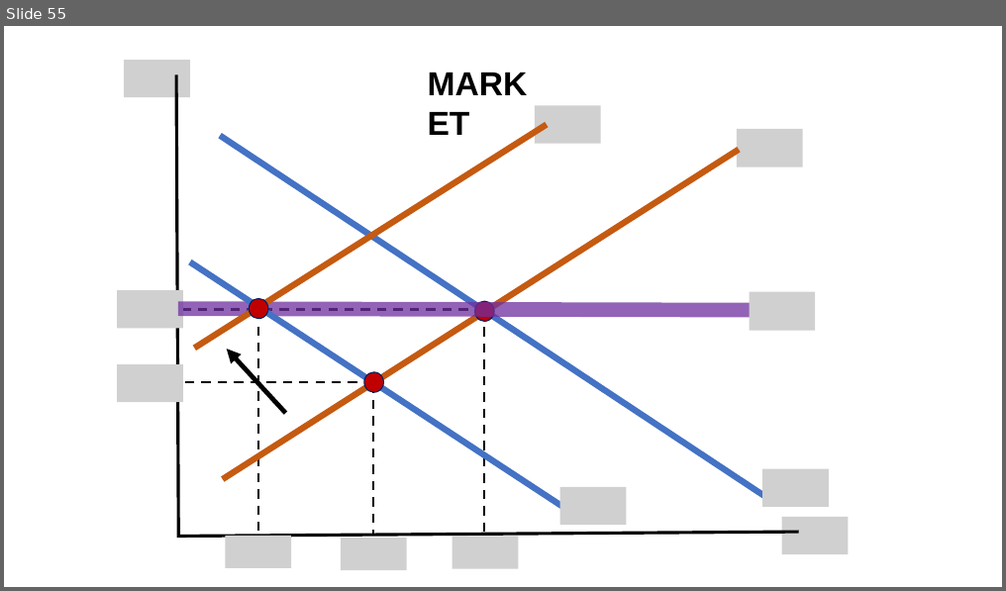
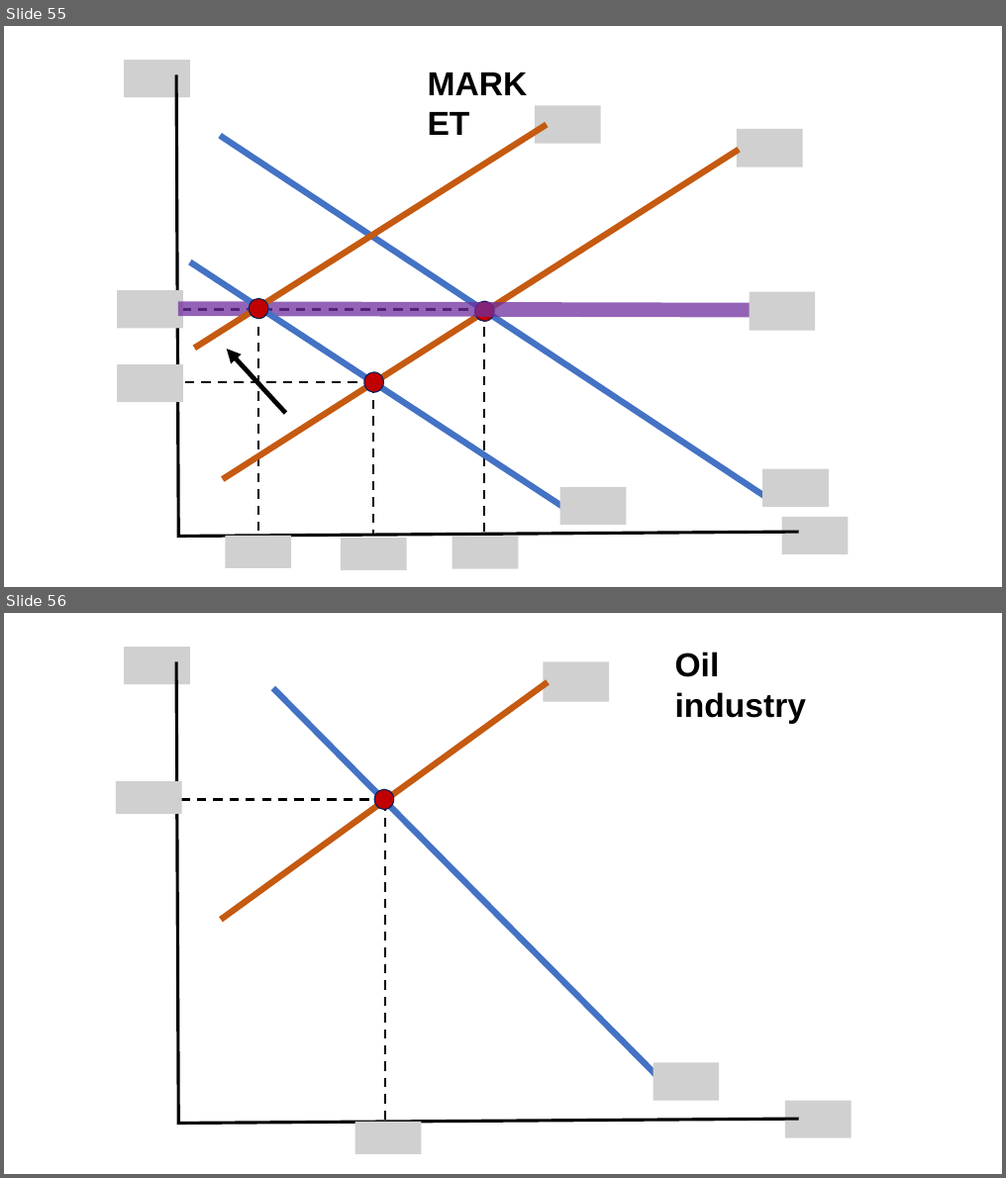
Before and after one commit to jrojas1003/EC-311, a slide deck: Slides/graph-maker.pptx. Shown one above the other, each under a label of ours: slide 55 before the commit, slides 55 and 56 after it. The pictures are 1006x591 and 1006x1178 pixels, drawn with LibreOffice and Linux fonts; fonts in the diff are those of the drawing; grey boxes stand for pictures. Boxes give left, top, right and bottom in pixels: in the first picture for what was removed or moved away, otherwise in the second. Text is boxed around its words. In the diff, an @@ line names an element or a change of style, - is before the commit and + after.

```diff
--- a/Slides/graph-maker.pptx
+++ b/Slides/graph-maker.pptx
@@ slide 56 added at (4,613,1002,1174), background #FFFFFF at 53% opacity @@
@@ picture added at (124,647,190,684) @@
@@ freeform shape added at (176,662,798,1124), outline #000000 3 pt @@
@@ picture added at (543,662,609,701) @@
@@ text added at (675,652,806,724), 32 pt, text #000000, bold @@
+Oil industry
@@ line added from (221, 920) to (548, 682), #C55A11 6 pt @@
@@ line added from (273, 688) to (667, 1087), #4472C4 6 pt @@
@@ picture added at (116,781,181,814) @@
@@ ellipse added at (374,789,394,810), fill #C00000, outline #002060 1 pt @@
@@ line added from (385, 800) to (176, 800), #000000 2.25 pt dashed @@
@@ line added from (385, 802) to (385, 1121), #000000 2.25 pt dashed @@
@@ picture added at (653,1062,719,1100) @@
@@ picture added at (785,1101,850,1139) @@
@@ picture added at (355,1122,421,1155) @@
```
Also in this commit, not shown: 5 other slides added, 10 other files.
